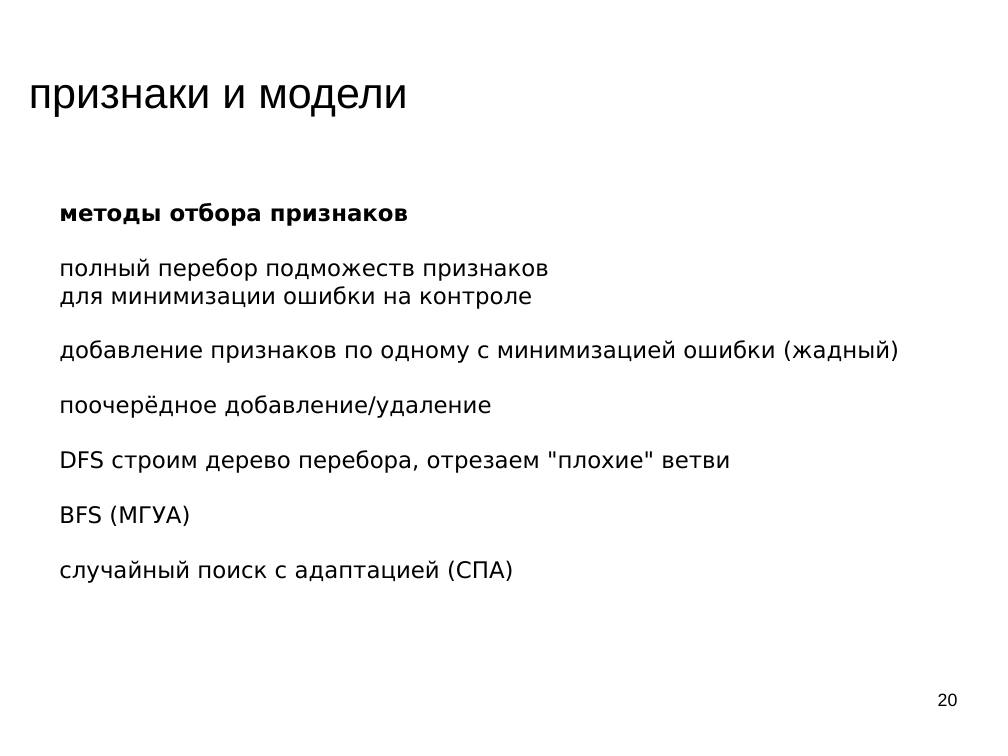
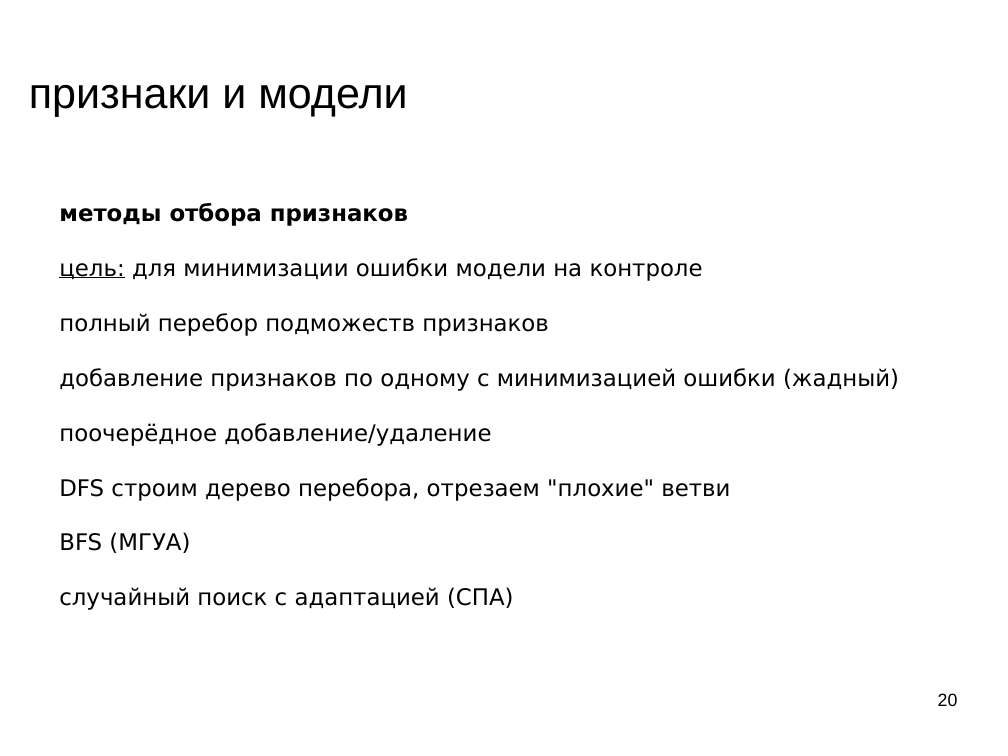
Before and after one commit to mechanoid5/ml_lectorium_legacy, a slide deck: slide 20 of 12-fetch-anomal.odp. Drawn at 1008x756 pixels with LibreOffice and Linux fonts; fonts in the diff are those of the drawing; background and template pictures are left out. Boxes give left, top, right and bottom in pixels: in the first picture for what was removed or moved away, otherwise in the second. Text is boxed around its words. In the diff, an @@ line names an element or a change of style, - is before the commit and + after.

```diff
--- a/12-fetch-anomal.odp
+++ b/12-fetch-anomal.odp
@@ text at [59, 258, 703, 281]: paragraph added @@
+цель: для минимизации ошибки модели на контроле
@@ text at [59, 286, 532, 309]: paragraph removed @@
-для минимизации ошибки на контроле
```
Also in this commit, not shown: 11 other slides changed, 2 slides added, 1 slide removed.
